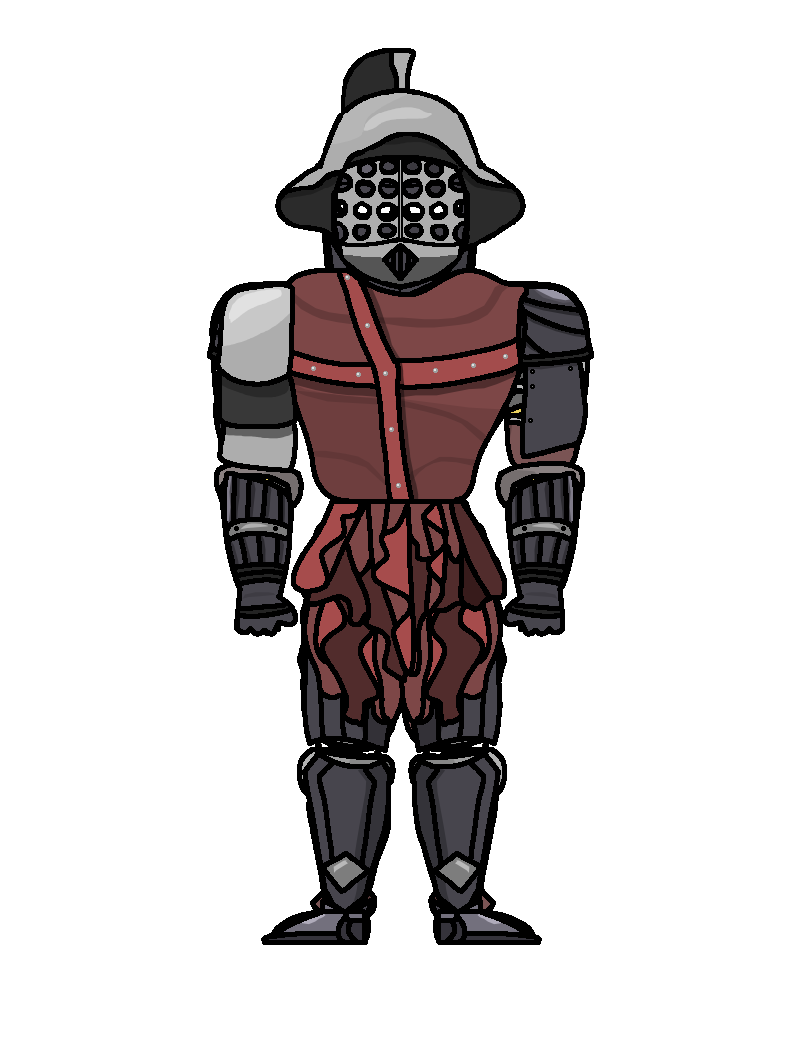
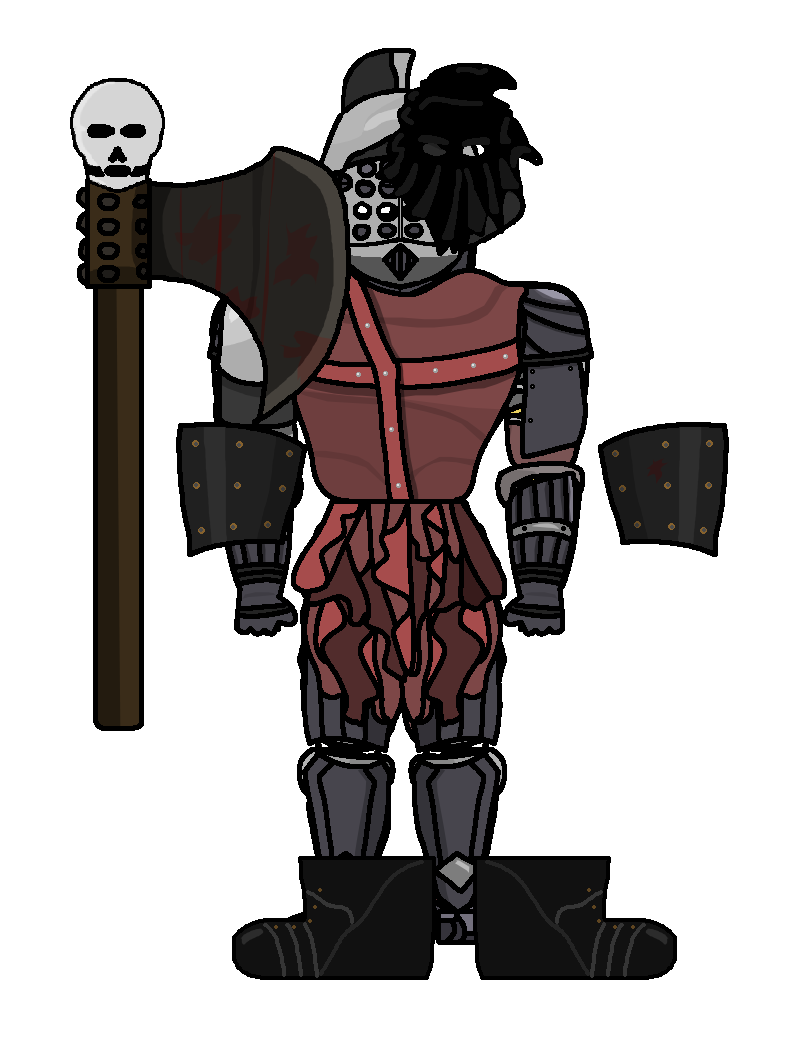
Two versions of the same layered image (w=800, h=1044). Layer-by-layer changes:
added group "BossArmorSet_0?" with 6 layers above "BossArmorSet_03" over [70, 63, 729, 980]
added layer "bossaxe_04" in group "BossArmorSet_0?" over [70, 78, 351, 731]
added layer "bosspairshoe_04" in group "BossArmorSet_0?" over [473, 856, 677, 980]
added layer "bossshoe_04" in group "BossArmorSet_0?" over [232, 856, 436, 980]
added layer "bosspairforearm_04" in group "BossArmorSet_0?" over [598, 422, 729, 557]
added layer "bossforearm_04" in group "BossArmorSet_0?" over [176, 422, 307, 557]
added layer "bosshelmet_04" in group "BossArmorSet_0?" over [375, 63, 543, 256]
